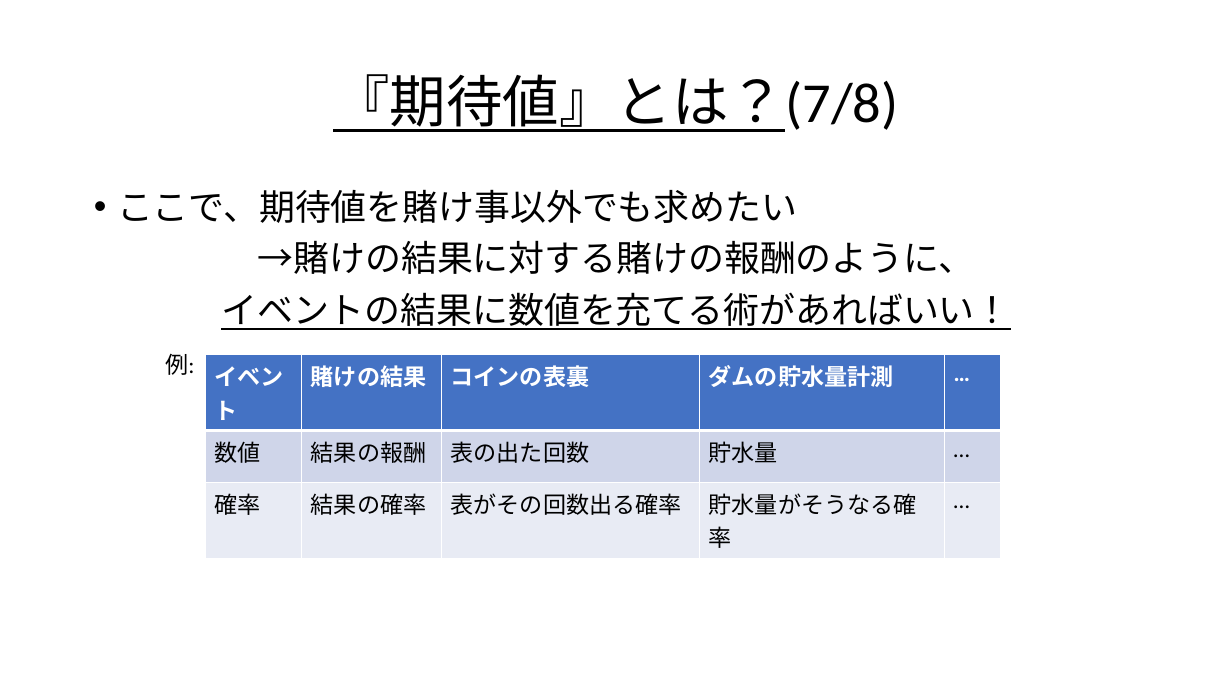
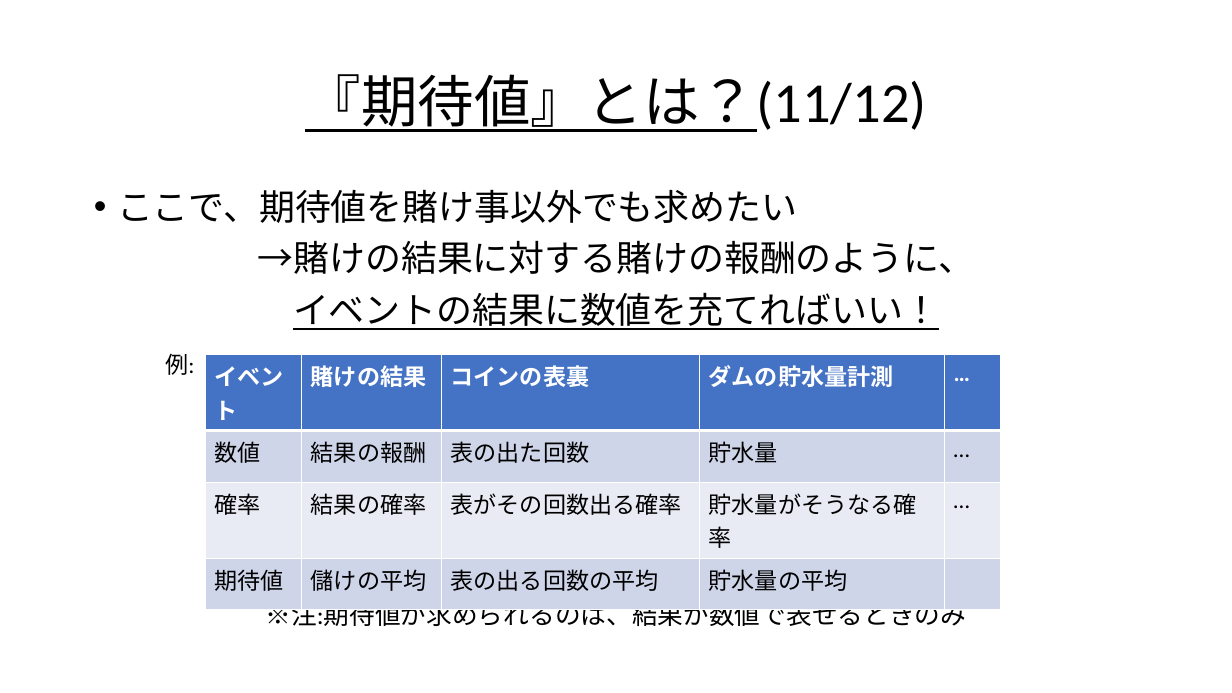
Before and after one commit to Ryo-KATAYAMA/Senior_Project, a slide deck: slide 23 of Chapter4_1.pptx (slide 15 before the commit). Drawn at 1232x693 pixels with LibreOffice and Linux fonts; fonts in the diff are those of the drawing. Boxes give left, top, right and bottom in pixels: in the first picture for what was removed or moved away, otherwise in the second. Text is boxed around its words. In the diff, an @@ line names an element or a change of style, - is before the commit and + after.

```diff
--- a/Chapter4_1.pptx
+++ b/Chapter4_1.pptx
@@ title at bbox=[305, 74, 927, 132]: text changed @@
-『期待値』とは？(7/8)
+『期待値』とは？(11/12)
@@ text at bbox=[265, 292, 966, 631]: text changed; size 28 to 20 pt @@
-イベントの結果に数値を充てる術があればいい！
+イベントの結果に数値を充てればいい！
+※注:期待値が求められるのは、結果が数値で表せるときのみ
@@ table at bbox=[205, 355, 999, 595] @@
+row 4: 期待値 | 儲けの平均 | 表の出る回数の平均 | 貯水量の平均 | 
```
Also in this commit, not shown: 32 other slides changed, 30 slides added, 4 slides removed.
